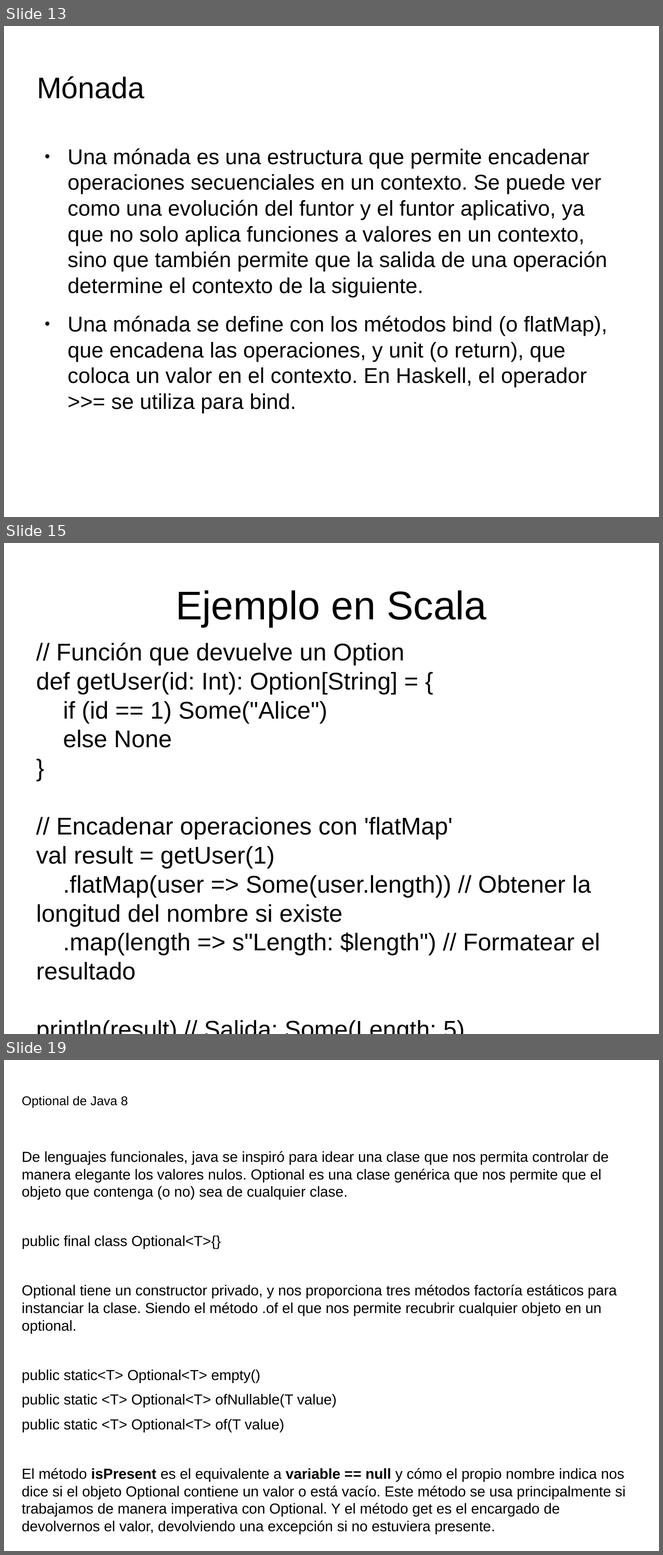
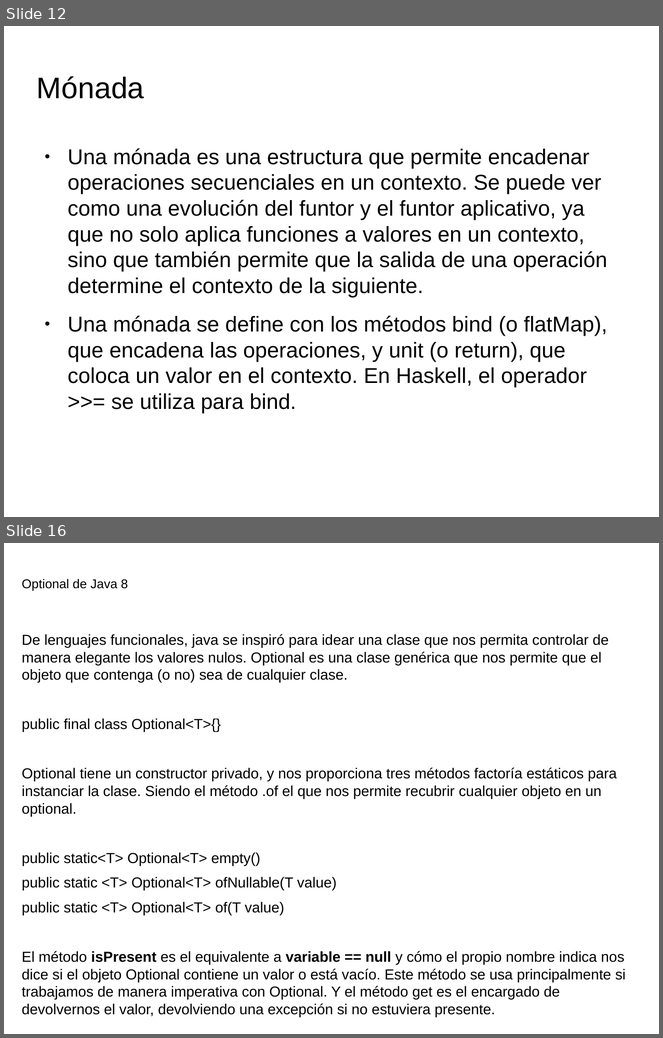
Before and after one commit to totis023/paradigmaUAP2025, a slide deck: funcional/clase5.pptx. Shown one above the other, each under a label of ours: slides 13, 15 and 19 before the commit, slides 12 and 16 after it; the slides between them are not shown. The pictures are 663x1555 and 663x1038 pixels, drawn with LibreOffice and Linux fonts; fonts in the diff are those of the drawing; background and template pictures are left out. Boxes give left, top, right and bottom in pixels: in the first picture for what was removed or moved away, otherwise in the second. Text is boxed around its words. In the diff, an @@ line names an element or a change of style, - is before the commit and + after.

```diff
--- a/funcional/clase5.pptx
+++ b/funcional/clase5.pptx
@@ slide 15 removed at bbox=[4, 543, 659, 1034], background picture (left out) @@
@@ title removed at bbox=[176, 590, 487, 627] @@
-Ejemplo en Scala
@@ text removed at bbox=[36, 642, 600, 980] @@
-// Función que devuelve un Option
-def getUser(id: Int): Option[String] = {
-if (id == 1) Some("Alice")
-else None
-}
-// Encadenar operaciones con 'flatMap'
-val result = getUser(1)
-.flatMap(user => Some(user.length)) // Obtener la longitud del nombre si existe
-.map(length => s"Length: $length") // Formatear el resultado
-println(result) // Salida: Some(Length: 5)
@@ what was slide 13 is now slide 12 @@
@@ what was slide 19 is now slide 16 @@
```
Also in this commit, not shown: 4 slides changed, 4 slides added, 6 other slides removed, 1 other file.
